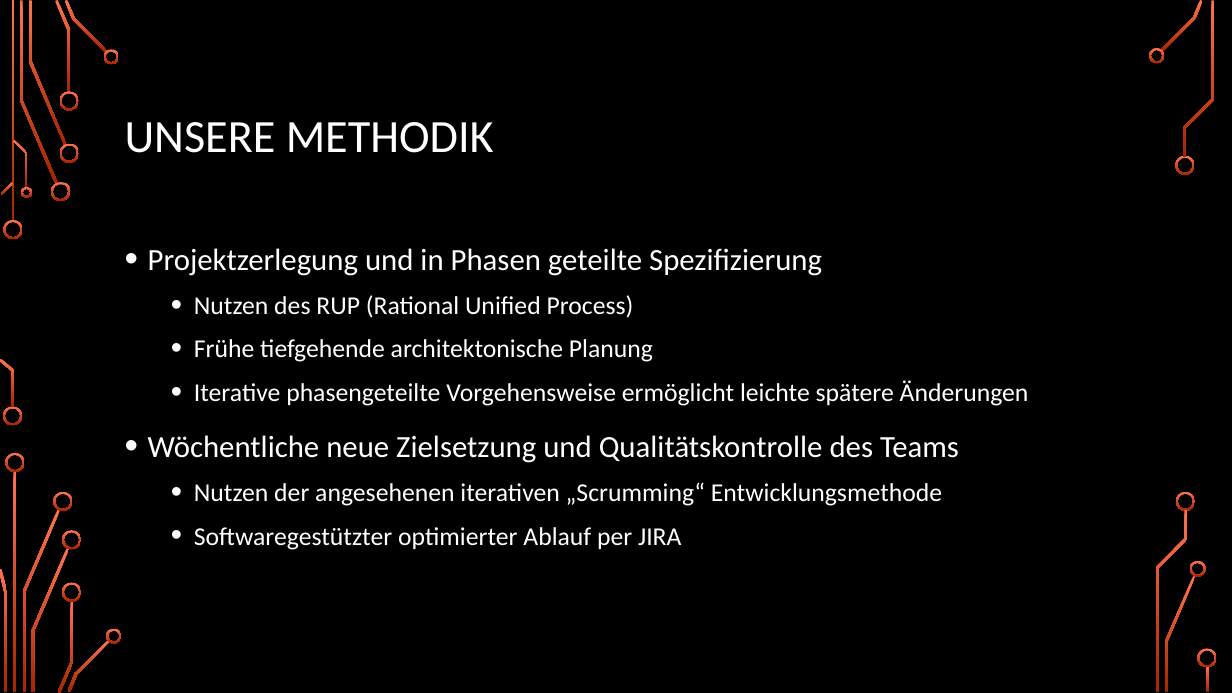
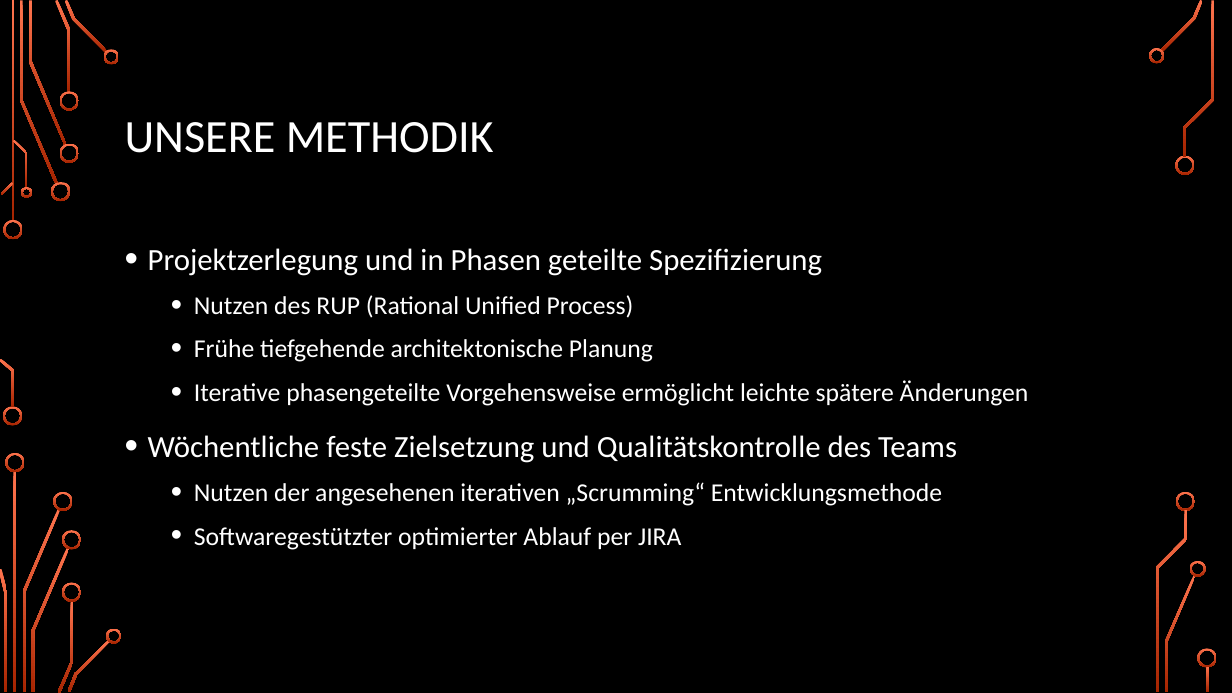
Before and after one commit to DudeStudienarbeitLMAO/TINF15B4-LSMF, a slide deck: slide 13 of docs/Midterm-Presentation/SoftwareEngineering_Präsi.pptx (slide 11 before the commit). Drawn at 1232x693 pixels with LibreOffice and Linux fonts; fonts in the diff are those of the drawing; background and template pictures are left out. Boxes give left, top, right and bottom in pixels: in the first picture for what was removed or moved away, otherwise in the second. Text is boxed around its words. In the diff, an @@ line names an element or a change of style, - is before the commit and + after.

```diff
--- a/docs/Midterm-Presentation/SoftwareEngineering_Präsi.pptx
+++ b/docs/Midterm-Presentation/SoftwareEngineering_Präsi.pptx
@@ text at <box>148,435,957,463</box>: text changed @@
-• Wöchentliche neue Zielsetzung und Qualitätskontrolle des Teams
+• Wöchentliche feste Zielsetzung und Qualitätskontrolle des Teams
```
Also in this commit, not shown: 6 other slides changed, 21 slides added, 9 slides removed, 2 other files.
